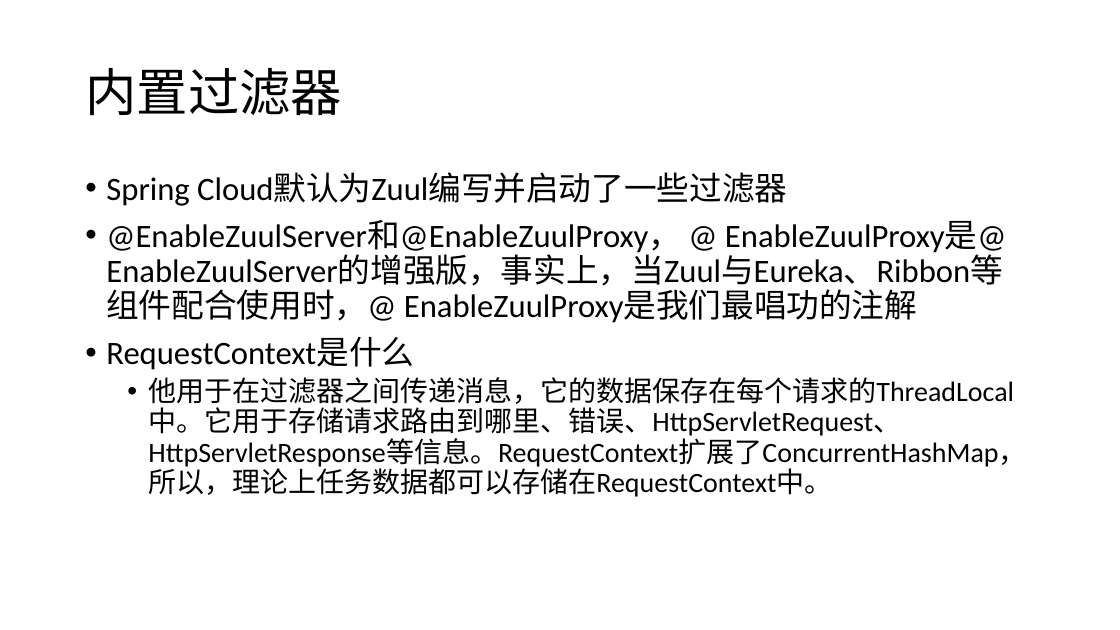
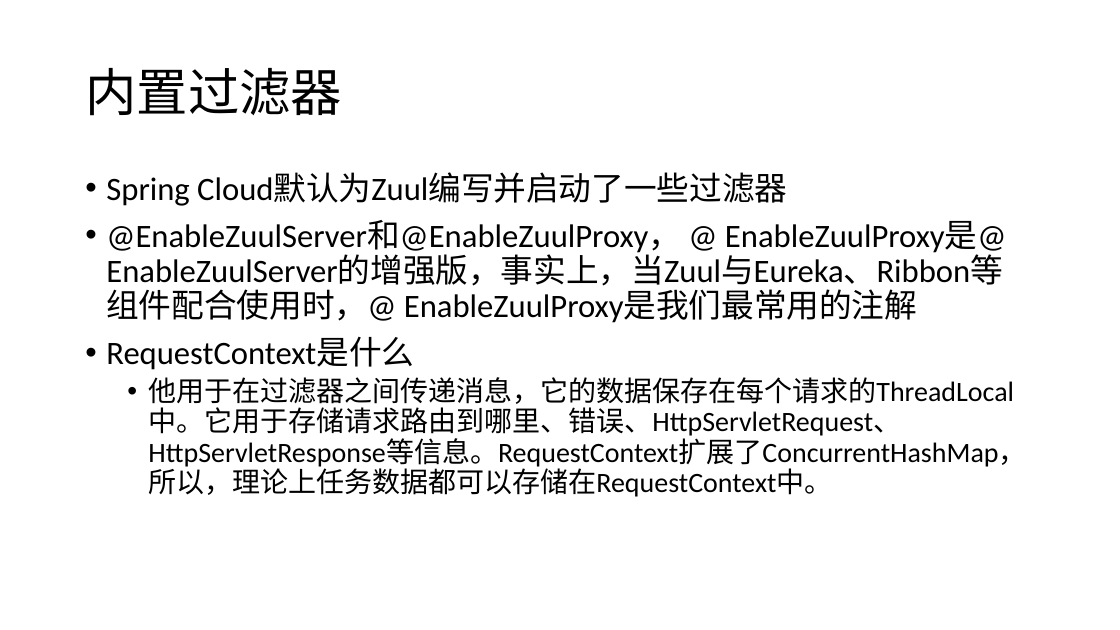
Before and after one commit to airuitian/MicroService, a slide deck: slide 33 of spring-cloud/zuul.pptx. Drawn at 1120x630 pixels with LibreOffice and Linux fonts; fonts in the diff are those of the drawing. Boxes give left, top, right and bottom in pixels: in the first picture for what was removed or moved away, otherwise in the second. Text is boxed around its words. In the diff, an @@ line names an element or a change of style, - is before the commit and + after.

```diff
--- a/spring-cloud/zuul.pptx
+++ b/spring-cloud/zuul.pptx
@@ text at bbox=[106, 220, 1007, 323]: text changed @@
-• @EnableZuulServer和@EnableZuulProxy， @ EnableZuulProxy是@ EnableZuulServer的增强版，事实上，当Zuul与Eureka、Ribbon等组件配合使用时，@ EnableZuulProxy是我们最唱功的注解
+• @EnableZuulServer和@EnableZuulProxy， @ EnableZuulProxy是@ EnableZuulServer的增强版，事实上，当Zuul与Eureka、Ribbon等组件配合使用时，@ EnableZuulProxy是我们最常用的注解
```
Also in this commit, not shown: 1 other slide changed, 19 other files.
